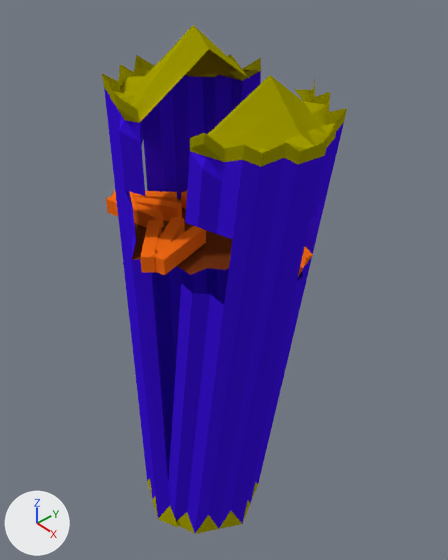
Two versions of the Blender file King Of Kings Docs/NewModels/BuildingModels/Ballistic Tower/ballistictower1d.blend, one commit apart.
Both versions are drawn from a 50 mm lens placed at (8.05, -6.77, 12.82), pointed at (0.22, 0.25, 5.58). Arrows for +X, +Y and +Z are at lower left; the lights stay in place.
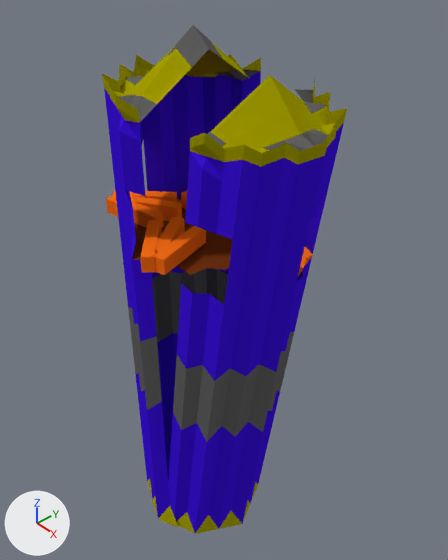
Changed parts and their boxes [x1, y1, x2, y2] in the pictures (448 x 560 px):
part 1 of me_cube_013, recoloured: [173, 332, 294, 441] in both
part 2 of me_cube_013, recoloured: [264, 129, 328, 151] in both
part 3 of me_cube_013, recoloured: [295, 89, 327, 113] in both
part 4 of me_cube_013, recoloured: [207, 132, 227, 146] in both
part 5 of me_cube, recoloured: [128, 269, 228, 410] in both
part 6 of me_cube, recoloured: [126, 76, 144, 85] in both
part 7 of me_cube, recoloured: [166, 25, 223, 67] in both
part 8 of me_cube, recoloured: [119, 95, 157, 122] in both
part 9 of me_cube, recoloured: [215, 70, 260, 81] in both

What the commit changed:
Material 'Material.007' (mat_material_007) is new.
Its base color is (0.123, 0.123, 0.123) (dark grey #626262).
me_cube_013 has 298 vertices, 269 faces and spans x 0.0..1.63, y -1.34..1.55, z -1.12..1.19.
me_cube_013 is used by ob_cube_013; location (0.56, -0.21, 4.58); rotation (0.0, 0.14, 0.0), in degrees (0, 8, 0); scale (1.0, 1.0, 4.78).
me_cube_013 part 1: all 15 faces centred in x 0.12..1.51, y -1.32..1.44, z -0.1 switch from mat_material_001 (blue #3e14e2) to mat_material_007 (dark grey #626262).
me_cube_013 part 2: all 4 faces centred in x 1.18..1.29, y -0.41..0.41, z 1.03..1.04 switch from mat_material_002 (its picture is missing) to mat_material_007 (dark grey #626262).
me_cube_013 part 3: all 2 faces centred in x 0.13..0.41, y 1.14..1.24, z 1.03..1.04 switch from mat_material_002 (its picture is missing) to mat_material_007 (dark grey #626262).
me_cube_013 part 4: the 1 face centred in x 0.4, y -1.11, z 1.02 switches from mat_material_002 (its picture is missing) to mat_material_007 (dark grey #626262).
me_cube has 367 vertices, 324 faces and spans x -1.63..1.63, y -1.57..1.55, z -1.12..1.25.
me_cube is used by ob_cube; location (0.0, -0.21, 4.58); scale (1.0, 1.0, 4.78).
me_cube part 5: all 17 faces centred in x -1.51..0.12, y -1.44..1.44, z -0.1 switch from mat_material_001 (blue #3e14e2) to mat_material_007 (dark grey #626262).
me_cube part 6: all 4 faces centred in x -1.26..-1.18, y -0.41..0.41, z 1.03 switch from mat_material_002 (its picture is missing) to mat_material_007 (dark grey #626262).
me_cube part 7: all 4 faces centred in x -0.18..0.18, y -0.17..0.17, z 1.19 switch from mat_material_002 (its picture is missing) to mat_material_007 (dark grey #626262).
me_cube part 8: all 3 faces centred in x -0.41..0.13, y -1.21..-1.14, z 1.03 switch from mat_material_002 (its picture is missing) to mat_material_007 (dark grey #626262).
me_cube part 9: all 2 faces centred in x -0.41..-0.13, y 1.14..1.24, z 1.03..1.04 switch from mat_material_002 (its picture is missing) to mat_material_007 (dark grey #626262).
